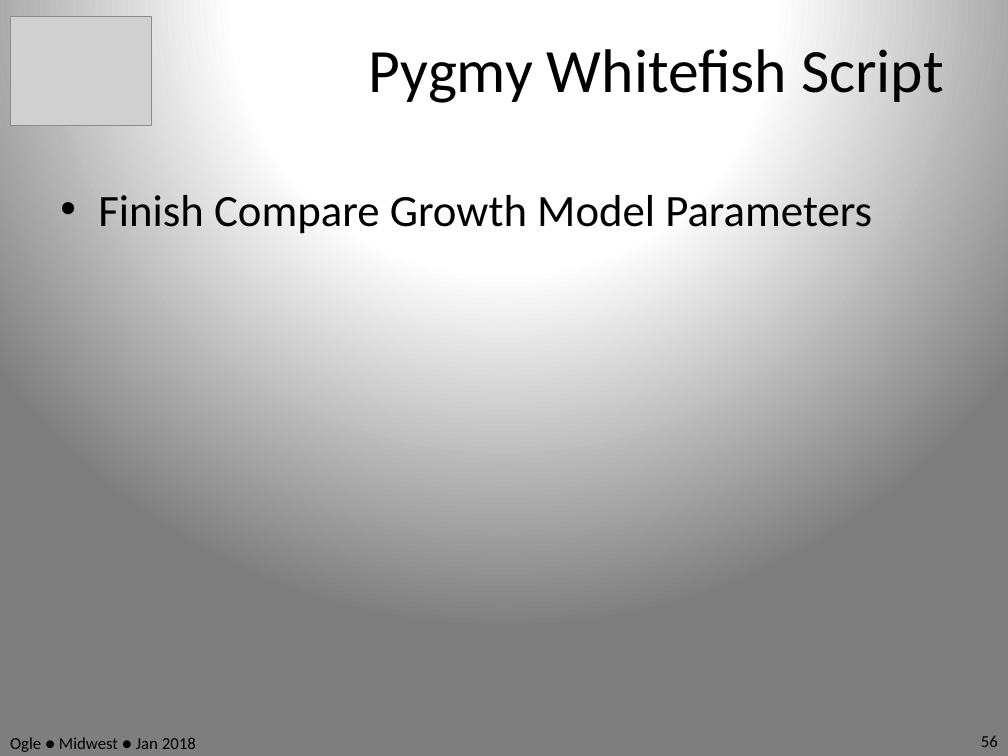
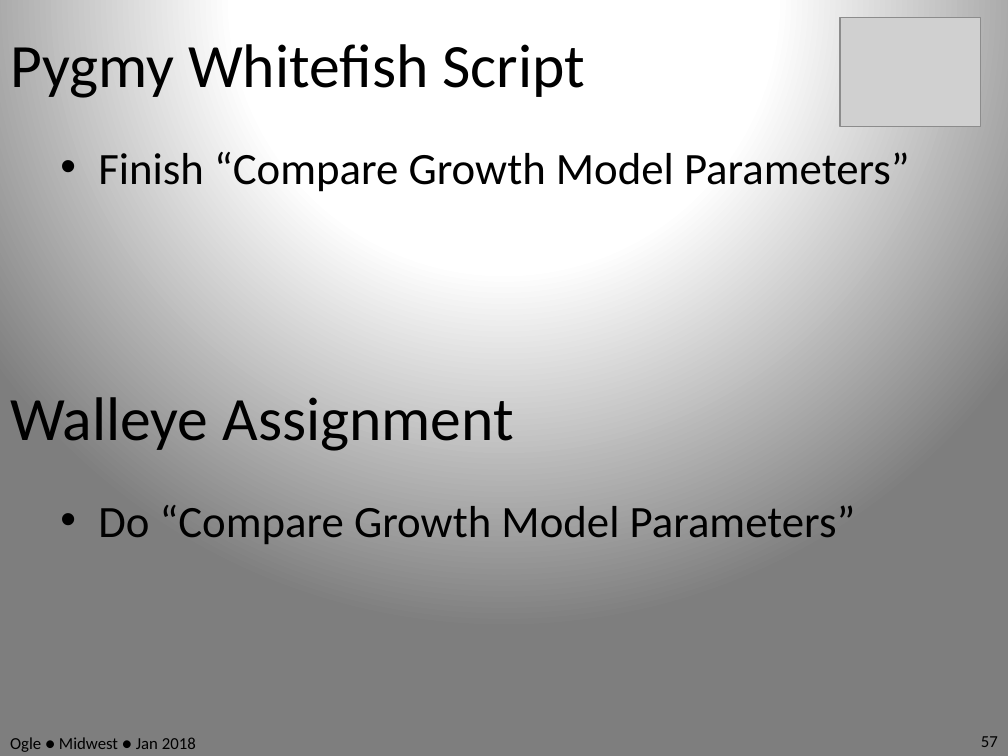
Before and after one commit to anhnguyendepocen/RcourseMidwest2018, a slide deck: slide 57 of Slides.pptx (slide 56 before the commit). Drawn at 1008x756 pixels with LibreOffice and Linux fonts; fonts in the diff are those of the drawing; grey boxes stand for pictures. Boxes give left, top, right and bottom in pixels: in the first picture for what was removed or moved away, otherwise in the second. Text is boxed around its words. In the diff, an @@ line names an element or a change of style, - is before the commit and + after.

```diff
--- a/Slides.pptx
+++ b/Slides.pptx
@@ text "Pygmy Whitefish Script": place and size @@
-text "Pygmy Whitefish Script" at <box>369,49,944,103</box>
+text "Pygmy Whitefish Script" at <box>10,44,585,98</box>
@@ text "Pygmy Whitefish Script" at <box>10,44,585,98</box>: alignment centre to left @@
@@ picture: place and size @@
-picture at <box>10,17,151,126</box>
+picture at <box>840,17,981,126</box>
@@ text at <box>98,151,910,192</box>: text changed @@
-• Finish Compare Growth Model Parameters
+• Finish “Compare Growth Model Parameters”
@@ text added at <box>10,397,513,451</box>, 44 pt, text #000000 @@
+Walleye Assignment
@@ text added at <box>98,505,856,544</box>, 32 pt, text #000000 @@
+• Do “Compare Growth Model Parameters”
@@ page number at <box>981,736,998,747</box>: text changed @@
-56
+57
```
Also in this commit, not shown: 58 other slides changed, 1 slide added, 1 slide removed.
